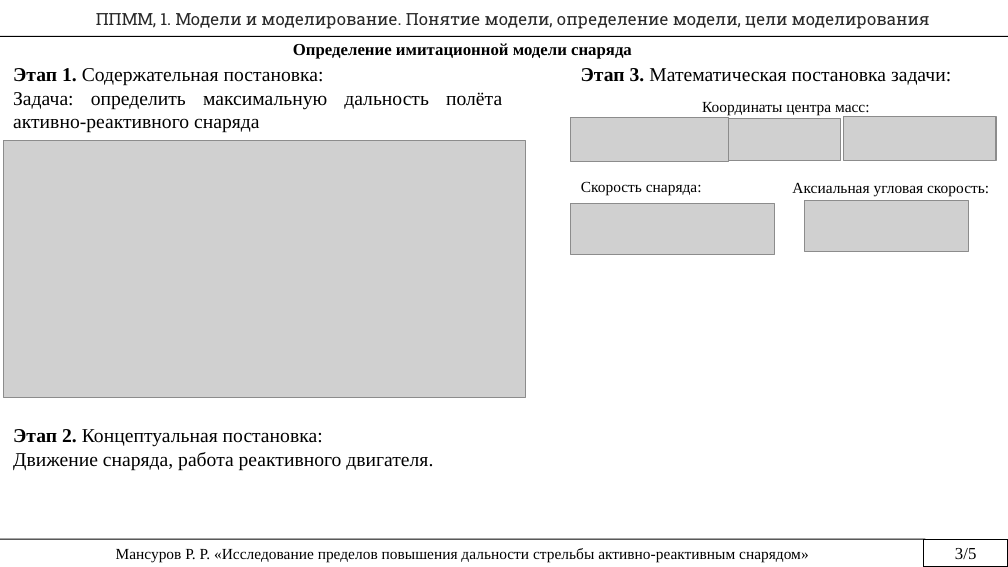
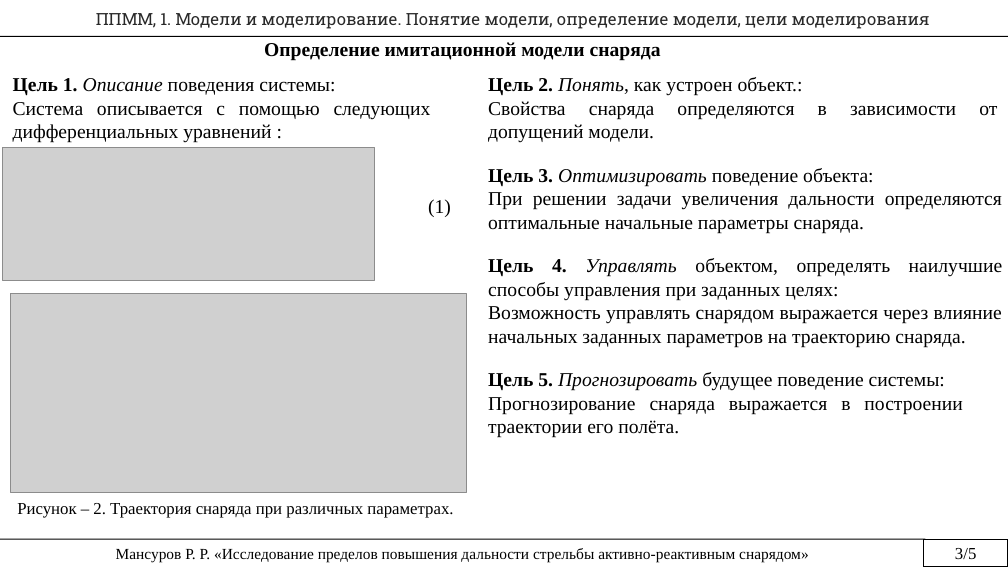
Before and after one commit to rustam-mansurov/cats, a slide deck: slide 3 of Госы/Домашнее задание Мансуров.pptx. Drawn at 1008x567 pixels with LibreOffice and Linux fonts; fonts in the diff are those of the drawing; grey boxes stand for pictures. Boxes give left, top, right and bottom in pixels: in the first picture for what was removed or moved away, otherwise in the second. Text is boxed around its words. In the diff, an @@ line names an element or a change of style, - is before the commit and + after.

```diff
--- a/Госы/Домашнее задание Мансуров.pptx
+++ b/Госы/Домашнее задание Мансуров.pptx
@@ text "Определение имитационной модели снаряда" at (264, 42, 661, 61): size 12 to 14 pt @@
@@ text at (13, 78, 431, 143): text changed @@
-Этап 1. Содержательная постановка:
-Задача: определить максимальную дальность полёта активно-реактивного снаряда
+Цель 1. Описание поведения системы:
+Система описывается с помощью следующих дифференциальных уравнений :
@@ text at (488, 77, 997, 120): text changed @@
-Этап 3. Математическая постановка задачи:
+Цель 2. Понять, как устроен объект.:
+Свойства снаряда определяются в зависимости от допущений модели.
@@ picture removed at (571, 118, 729, 161) @@
@@ text removed at (702, 102, 869, 116) @@
-Координаты центра масс:
@@ picture removed at (729, 118, 841, 160) @@
@@ picture removed at (844, 117, 996, 160) @@
@@ picture removed at (3, 141, 525, 398) @@
@@ picture added at (3, 147, 375, 280) @@
@@ text added at (488, 168, 1002, 234), 14 pt, text #000000 @@
+Цель 3. Оптимизировать поведение объекта:
+При решении задачи увеличения дальности определяются оптимальные начальные параметры снаряда.
@@ text added at (428, 199, 451, 217), 14 pt, text #000000 @@
+(1)
@@ picture removed at (571, 204, 774, 254) @@
@@ text removed at (581, 181, 702, 196) @@
-Скорость снаряда:
@@ text removed at (792, 182, 989, 197) @@
-Аксиальная угловая скорость:
@@ picture removed at (805, 201, 969, 251) @@
@@ text added at (488, 258, 1002, 348), 14 pt, text #000000 @@
+Цель 4. Управлять объектом, определять наилучшие способы управления при заданных целях:
+Возможность управлять снарядом выражается через влияние начальных заданных параметров на траекторию снаряда.
@@ picture added at (11, 293, 467, 493) @@
@@ text added at (488, 372, 962, 438), 14 pt, text #000000 @@
+Цель 5. Прогнозировать будущее поведение системы:
+Прогнозирование снаряда выражается в построении траектории его полёта.
@@ text removed at (13, 429, 433, 471) @@
-Этап 2. Концептуальная постановка:
-Движение снаряда, работа реактивного двигателя.
@@ text added at (17, 503, 453, 518), 12 pt, text #000000 @@
+Рисунок – 2. Траектория снаряда при различных параметрах.
```
Also in this commit, not shown: 2 other slides changed, 1 slide removed, 1 other file.
